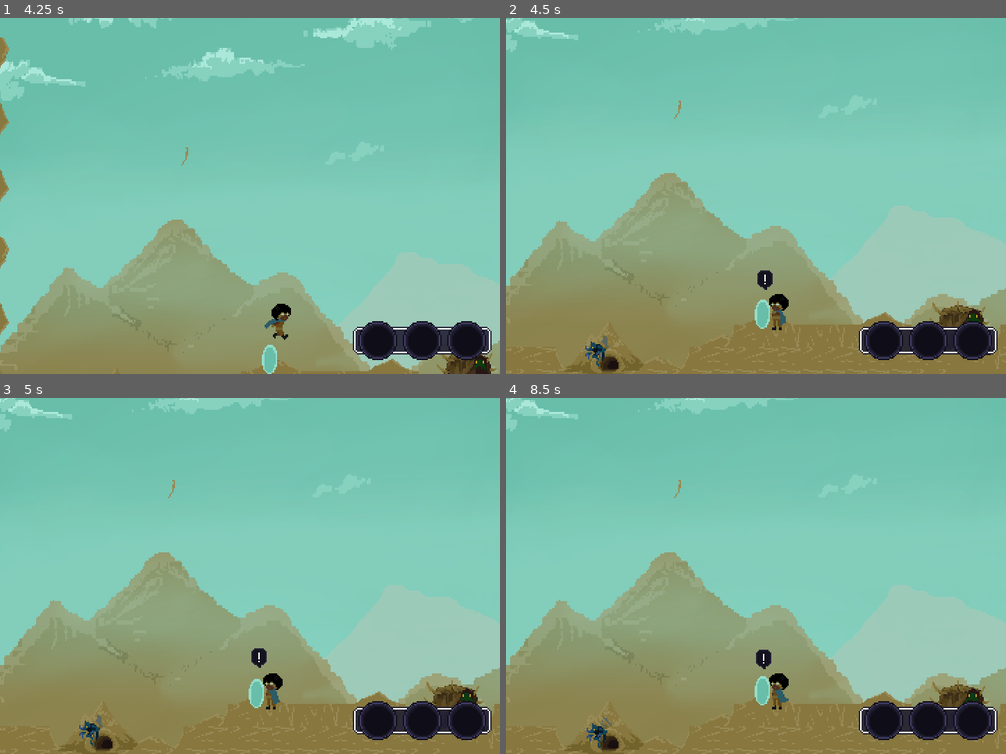
Above: before the commit, frames 1-4 (two rows, left to right).
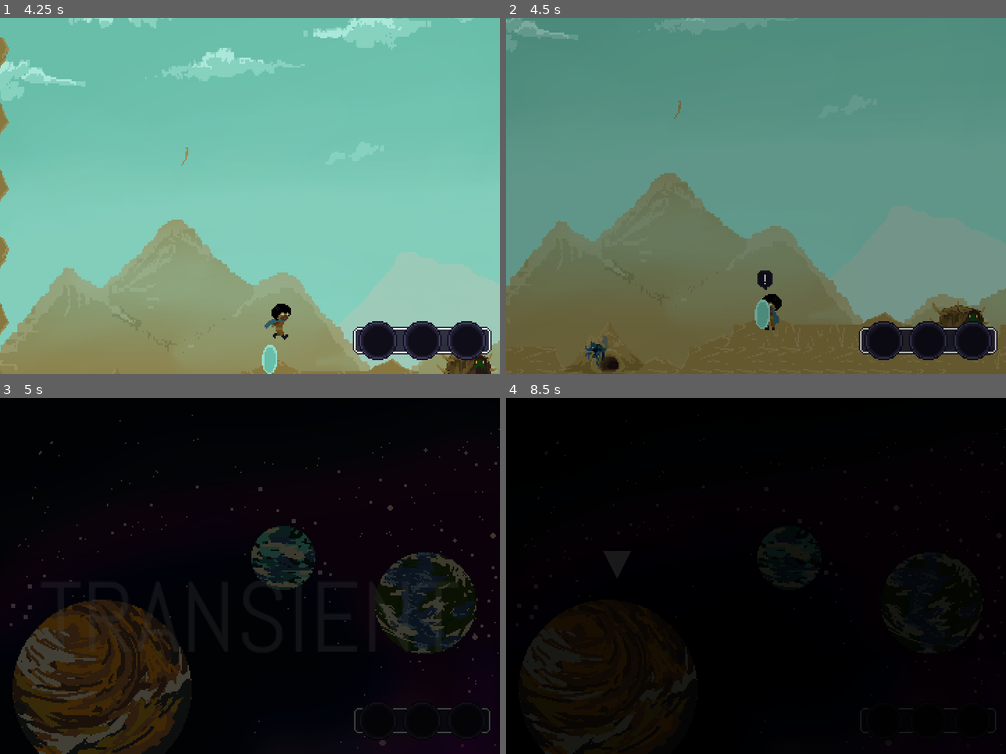
Above: after the commit, the same moments.

Repository: gpelussi/home_ggj19
Game: Godot game, scene res://HomeScreen/HomeScreen.tscn
The game is run twice, just before and just after one commit, with the same random seed, the same clock (stepped at 60 frames per second) and the same inputs.
Inputs:
- Up to frame 1 (4.25 s): hold Z (ACTION_CONFIRM) 0.53-1.28 s; hold Right (DIR_RIGHT) 0.53-2.03 s; tap Space (ACTION_JUMP) at 0.77, 1.52, 3.02, 3.77 s; tap Z (ACTION_CONFIRM) at 1.35, 2.85 s; tap Enter at 2 s; hold Left (DIR_LEFT) 2.03-2.78 s; hold Z (ACTION_CONFIRM) 2.03-2.78 s; hold Right (DIR_RIGHT) from 2.78 s (still down); hold Z (ACTION_CONFIRM) from 3.53 s (still down)
- Up to frame 2 (4.5 s): release Right (DIR_RIGHT) at 4.28 s; release Z (ACTION_CONFIRM) at 4.28 s; hold Left (DIR_LEFT) from 4.28 s (still down); tap Z (ACTION_CONFIRM) at 4.35 s
- Up to frame 3 (5 s): keep holding Left (DIR_LEFT); tap Space (ACTION_JUMP) at 4.52 s
- Up to frame 4 (8.5 s): release Left (DIR_LEFT) at 5.03 s; hold Right (DIR_RIGHT) 5.03-5.78 s; hold Z (ACTION_CONFIRM) 5.03-5.78 s; hold Left (DIR_LEFT) 5.78-7.28 s; tap Z (ACTION_CONFIRM) at 5.85, 7.35 s; tap Space (ACTION_JUMP) at 6.02, 6.77, 7.52 s; hold Z (ACTION_CONFIRM) 6.53-7.28 s; hold Right (DIR_RIGHT) from 7.28 s (still down); hold Z (ACTION_CONFIRM) from 8.03 s (still down)

Frame 1 is identical in both runs. In frame 2, 97% of the frame differs, in the area x 0-100%, y 0-100%; in frame 3, 98%; in frame 4, 99%.
Error before the commit: Parse Error: Couldn't load the base class: res://Bodies/Components/Commands/Command.gd (res://Commands/ChangeScreen.gd:1)

Commit message:
Fix command system completely

Diff:
--- a/src/Bodies/Components/InteractionEvent.gd
+++ b/src/Bodies/Components/InteractionEvent.gd
@@ -14,16 +14,18 @@
 	return get_parent().get_parent().name
 
 func run_next_command():
-	var commands = get_children()
 	if current >= get_child_count():
 		player_input.unlock_input()
-		print("All commands done.")
+		print("Done interacting with %s" % get_npc_name())
 		return
 	print("Running next command...")
 	var command = get_child(current)
+	print("Connecting [%s] to [%s]" % [command.name, self.name])
 	command.connect("command_done", self, "next_command", [], CONNECT_ONESHOT)
+	yield(get_tree(), "idle_frame")
 	command.run()
 
 func next_command():
+	print("Diconnecting [%s] from [%s]" % [get_child(current).name, self.name])
 	current += 1
 	run_next_command()
--- a/src/Bodies/NPCs/Beetle/Beetle.tscn
+++ b/src/Bodies/NPCs/Beetle/Beetle.tscn
@@ -8,13 +8,12 @@
 [ext_resource path="res://Commands/GiftItem.tscn" type="PackedScene" id=6]
 [ext_resource path="res://Bodies/NPCs/Beetle/Sprite.tscn" type="PackedScene" id=7]
 
-
 [sub_resource type="RectangleShape2D" id=1]
 
 custom_solver_bias = 0.0
 extents = Vector2( 16, 16 )
 
-[node name="Beetle" index="0" instance=ExtResource( 1 )]
+[node name="Beetle" instance=ExtResource( 1 )]
 
 [node name="HitBox" parent="." index="0"]
 
@@ -29,7 +28,6 @@
 
 [node name="HasCalculator" parent="Interaction/InteractionEvent" index="0" instance=ExtResource( 3 )]
 
-editor/display_folded = true
 check_if_player_has_item = 1
 has_item = "Calculator"
 check_if_npc_has_item = 0
--- a/src/Commands/AwardItem.gd
+++ b/src/Commands/AwardItem.gd
@@ -5,4 +5,12 @@
 func action():
 	assert(not item_to_give.empty())
 	inventory.gain_item(item_to_give)
+	animate_fanfare(item_to_give)
+
+func animate_fanfare(item):
+	player_input.stop()
+	player_input.fanfare()
+	textbox.run_dialogue("You gained [%s]!" % item)
+	yield(textbox, "dialogue_finished")
+	player_input.stop()
 	finish()
--- a/src/Commands/ChangeScreen.gd
+++ b/src/Commands/ChangeScreen.gd
@@ -1,4 +1,4 @@
-extends "res://Bodies/Components/Commands/Command.gd"
+extends "Command.gd"
 
 export(String, FILE) var screen_path
 
--- a/src/Commands/Command.gd
+++ b/src/Commands/Command.gd
@@ -19,7 +19,6 @@
 	force_quit = false
 	idx = 0
 	action()
-	run_all()
 
 func run_all():
 	if force_quit:
@@ -28,11 +27,14 @@
 		finish()
 		return
 	var command = get_child(idx)
+	print("Connecting [%s] to [%s]" % [command.name, self.name])
 	command.connect("command_done", self, "next", [], CONNECT_ONESHOT)
+	yield(get_tree(), "idle_frame")
 	command.run()
 
 func next():
-	idx += idx
+	print("Disconnecting [%s] from [%s]" % [get_child(idx).name, self.name])
+	idx += 1
 	run_all()
 
 func finish():
--- a/src/Commands/Condition.gd
+++ b/src/Commands/Condition.gd
@@ -12,23 +12,22 @@
 export(String) var npc_which_item = ""
 
 func action():
-	if check_if_player_has_item > 0:
-		if inventory.has_item(has_item):
-			print("player has %s!" % has_item)
-			if check_if_player_has_item == CHECK_FALSE:
-				finish()
-				return
-		else:
-			print("player does not have %s!" % has_item)
-			if check_if_player_has_item == CHECK_TRUE:
-				finish()
-				return
-	if check_if_npc_has_item > 0:
-		if inventory.npc_has_item(npc_which, npc_which_item):
-			if check_if_npc_has_item == CHECK_FALSE:
-				finish()
-				return
-		else:
-			if check_if_npc_has_item == CHECK_TRUE:
-				finish()
-				return
+	match check_if_player_has_item:
+		NO_CHECK:
+			pass
+		CHECK_TRUE:
+			if not inventory.has_item(has_item):
+				return finish()
+		CHECK_FALSE:
+			if inventory.has_item(has_item):
+				return finish()
+	match check_if_npc_has_item:
+		NO_CHECK:
+			pass
+		CHECK_TRUE:
+			if not inventory.npc_has_item(npc_which, npc_which_item):
+				return finish()
+		CHECK_FALSE:
+			if inventory.npc_has_item(npc_which, npc_which_item):
+				return finish()
+	run_all()
--- a/src/Commands/TextBox.gd
+++ b/src/Commands/TextBox.gd
@@ -3,6 +3,8 @@
 export(String, MULTILINE) var dialogue_text = ""
 
 func action():
+	print("Started Dialogue")
 	textbox.run_dialogue(dialogue_text)
 	yield(textbox, "dialogue_finished")
+	print("Finished Dialogue")
 	finish()
--- a/src/Hud/Inventory.gd
+++ b/src/Hud/Inventory.gd
@@ -7,8 +7,8 @@
 onready var player_input = get_node("/root/PlayerInput")
 
 func _ready():
-	persistence.connect("item_awarded", self, "bling_item")
-	persistence.connect("item_given", self, "unbling_item")
+	persistence.connect("item_awarded", self, "add_item")
+	persistence.connect("item_given", self, "remove_item")
 	screen_screamer.connect("set_screen", self, "screen_changed")
 	hide()
 
@@ -19,18 +19,12 @@
 		child.position.y = 24
 		idx += 1
 
-func bling_item(item):
-	print("awarding item: %s" % item)
+func add_item(item):
 	var icon = database.instance_item_icon(item)
 	add_child(icon)
 	update_children_position()
-	player_input.stop()
-	player_input.fanfare()
-	text_box.run_dialogue("You gained %s!" % item)
-	yield(text_box, "dialogue_finished")
-	player_input.stop()
 
-func unbling_item(item):
+func remove_item(item):
 	if has_node(item):
 		var icon = get_node(item)
 		icon.queue_free()
--- a/src/Hud/TextBox.gd
+++ b/src/Hud/TextBox.gd
@@ -2,29 +2,36 @@
 
 onready var label = get_node("Label")
 onready var timer = get_node("Timer")
-onready var player_input = get_node("/root/PlayerInput")
 
 signal dialogue_started
 signal dialogue_finished
 signal dialogue_advanced
 
+
 func _ready():
 	set_process_input(false)
 	hide()
 
-func run_dialogue(text):
+func run_dialogue(raw_script):
 	emit_signal("dialogue_started")
-	var box_texts = text.split("\n\n")
+	var box_texts = raw_script.split("\n\n")
+	var idx = 0
 	show()
-	for box_text in box_texts:
-		label.set_text(box_text)
-		timer.start()
-		yield(timer, "timeout")
-		set_process_input(true)
-		yield(self, "dialogue_advanced")
-		set_process_input(false)
+	next_line(box_texts, 0)
+
+func next_line(all_texts, idx):
+	set_process_input(false)
+	if idx >= all_texts.size():
+		return stop_dialogue()
+	var text = all_texts[idx]
+	label.set_text(text)
+	set_process_input(true)
+	yield(self, "dialogue_advanced")
+	next_line(all_texts, idx + 1)
+
+func stop_dialogue():
+	emit_signal("dialogue_finished")
 	hide()
-	emit_signal("dialogue_finished")
 
 func _input(event):
 	if event.is_action_pressed("ACTION_CONFIRM") or event.is_action_pressed("ACTION_JUMP"):
